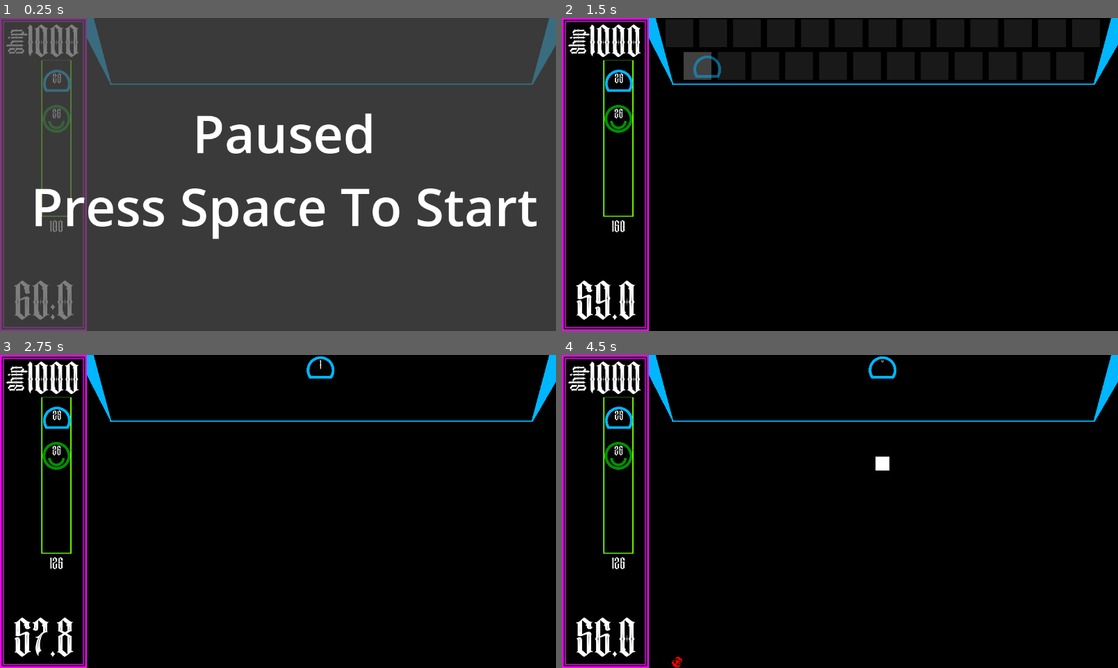
Above: before the commit, frames 1-4 (two rows, left to right).
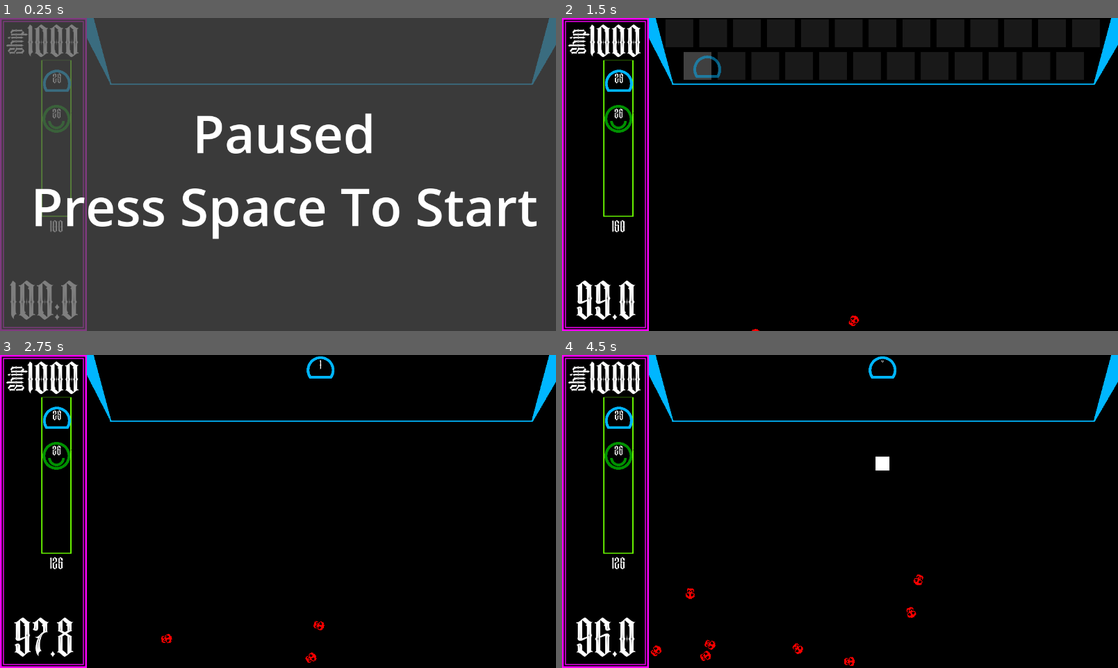
Above: after the commit, the same moments.

Repository: jwant/nefe
Game: Godot game, scene res://entities/utilities/no_escape_from_earth.tscn
Two runs of this game, one before a commit and one after it. Both use one fixed random seed, a clock stepped at 60 frames per second and the inputs below.
Inputs (mouse positions are in pixels of both pictures, inside the frame that each line leads up to):
- Up to frame 1 (0.25 s): no input
- Up to frame 2 (1.5 s): tap Space (pause) at 0.5 s; move the mouse to (962, 158) at 0.52 s; click (962, 158) at 0.6 s; drag from (617, 83) to (884, 43) at 1.27 s
- Up to frame 3 (2.75 s): move the mouse to (55, 455) at 2.02 s; click (55, 455) at 2.1 s
- Up to frame 4 (4.5 s): drag from (678, 370) to (617, 455) at 2.77 s; drag from (712, 370) to (884, 380) at 3.52 s; drag from (745, 370) to (884, 380) at 4.27 s

The runs differ from the first frame. In frame 1, 1.1% of the frame differs, in the area x 1-14%, y 83-97%; in frame 2, 0.2%; in frame 3, 0.2%; in frame 4, 0.5%.

Commit message:
feat: tweak game settings

Diff:
--- a/entities/battlefield/battlefield.gd
+++ b/entities/battlefield/battlefield.gd
@@ -56,19 +56,22 @@
 
 const SKULL = preload("res://entities/enemy/skull/skull.tscn")
 const SPAWN_TRIGGER = 10
-@export var spawn_rate: int = 10
-var spawn_tracker: float
+@export var skull_spawn_starting_rate: float = 10
+@export var skull_spawn_multiplier: float = 1.25
+var skull_spawn_tracker: float
 
 func _setup_spawn_area():
-	spawn_tracker = 0
-	# pool enemies
-	pass
+	skull_spawn_tracker = 0
+	GameManager.second_tick.connect(_apply_spawn_multipliers)
 
 func _process_spawn_area(delta):
-	spawn_tracker += spawn_rate * delta
-	if spawn_tracker > SPAWN_TRIGGER:
-		spawn_tracker = 0
+	skull_spawn_tracker += skull_spawn_starting_rate * delta
+	if skull_spawn_tracker > SPAWN_TRIGGER:
+		skull_spawn_tracker = 0
 		var enemy = SKULL.instantiate()
 		enemy.scale = Vector2(.5,.5)
 		enemy.position = Vector2(randi_range(x_range[0], x_range[1]), randi_range(y_range[0], y_range[1]))
 		get_parent().add_child(enemy)
+
+func _apply_spawn_multipliers():
+	skull_spawn_tracker *= skull_spawn_multiplier
--- a/entities/battlefield/battlefield.tscn
+++ b/entities/battlefield/battlefield.tscn
@@ -8,11 +8,11 @@
 [ext_resource type="PackedScene" uid="uid://d1rvf7h8wbofj" path="res://entities/enemy/screen_boundary/screen_boundary.tscn" id="6_tou7r"]
 
 [sub_resource type="RectangleShape2D" id="RectangleShape2D_gt0yh"]
-size = Vector2(1000, 200)
+size = Vector2(1000, 100)
 
 [node name="Battlefield" type="Node2D"]
 script = ExtResource("1_yrw75")
-spawn_rate = 100
+skull_spawn_starting_rate = 25.0
 
 [node name="Background" parent="." instance=ExtResource("1_dji8l")]
 
@@ -23,13 +23,13 @@
 offset_bottom = 603.0
 
 [node name="CountDownTimer" type="Timer" parent="."]
-wait_time = 60.0
+wait_time = 100.0
 autostart = true
 
 [node name="SpawnArea" type="Area2D" parent="."]
 
 [node name="CollisionShape2D" type="CollisionShape2D" parent="SpawnArea"]
-position = Vector2(740, 900)
+position = Vector2(740, 776)
 shape = SubResource("RectangleShape2D_gt0yh")
 
 [node name="Ship" parent="." instance=ExtResource("5_030w6")]
--- a/entities/enemy/blink.gdshader
+++ b/entities/enemy/blink.gdshader
@@ -3,8 +3,7 @@
 uniform float blink_intensity = 0;
 
 void fragment() {
-	vec4 modulate = COLOR;
 	vec4 color = texture(TEXTURE, UV);
 	color = mix(color, blink_color, blink_intensity*color.a);
-	COLOR = color * modulate;
+	COLOR = color;
 }
--- a/entities/enemy/skull/skull.tscn
+++ b/entities/enemy/skull/skull.tscn
@@ -17,8 +17,8 @@
 collision_layer = 16
 collision_mask = 32
 script = ExtResource("1_g15km")
-speed = 25
-health = 25
+speed = 60
+health = 50
 metadata/_custom_type_script = "uid://ba2fxrvxbuj6a"
 
 [node name="Sprite2D" type="Sprite2D" parent="."]
--- a/entities/tower/bullet_tower/bullet/bullet.tscn
+++ b/entities/tower/bullet_tower/bullet/bullet.tscn
@@ -11,6 +11,7 @@
 collision_layer = 0
 collision_mask = 16
 script = ExtResource("1_blpv1")
+damage = 25
 
 [node name="Sprite2D" type="Sprite2D" parent="."]
 scale = Vector2(0.5, 0.5)
--- a/entities/tower/energy_collector/collector_drone/collector_drone.gd
+++ b/entities/tower/energy_collector/collector_drone/collector_drone.gd
@@ -5,7 +5,7 @@
 var holding: int = 0
 var energy: int = 0
 var home: Tower
-var speed: int = 300
+var speed: int = 400
 
 func _process(delta):
 	var direction = self.global_position.direction_to(target.global_position)
--- a/entities/tower/energy_collector/energy_collector.gd
+++ b/entities/tower/energy_collector/energy_collector.gd
@@ -7,10 +7,11 @@
 	if resources.size() == 0:
 		cooldown = 1
 	else:
+		var resource = resources[randi() % resources.size()]
+		resources.sort_custom(func(a, b): return a.position.distance_to(position) < b.position.distance_to(position))
+		resource.targeted = true
 		var drone = DRONE.instantiate()
-		var resource = resources.front()
 		drone.target = resource
-		resource.targeted = true
 		drone.home = self
 		drone.global_position = global_position
 		get_parent().add_child(drone)
--- a/entities/ui/count_down/count_down.tscn
+++ b/entities/ui/count_down/count_down.tscn
@@ -12,5 +12,5 @@
 offset_bottom = 120.0
 theme_override_fonts/font = ExtResource("2_eyo3n")
 theme_override_font_sizes/font_size = 120
-text = "60:0"
+text = "100:0"
 horizontal_alignment = 1
